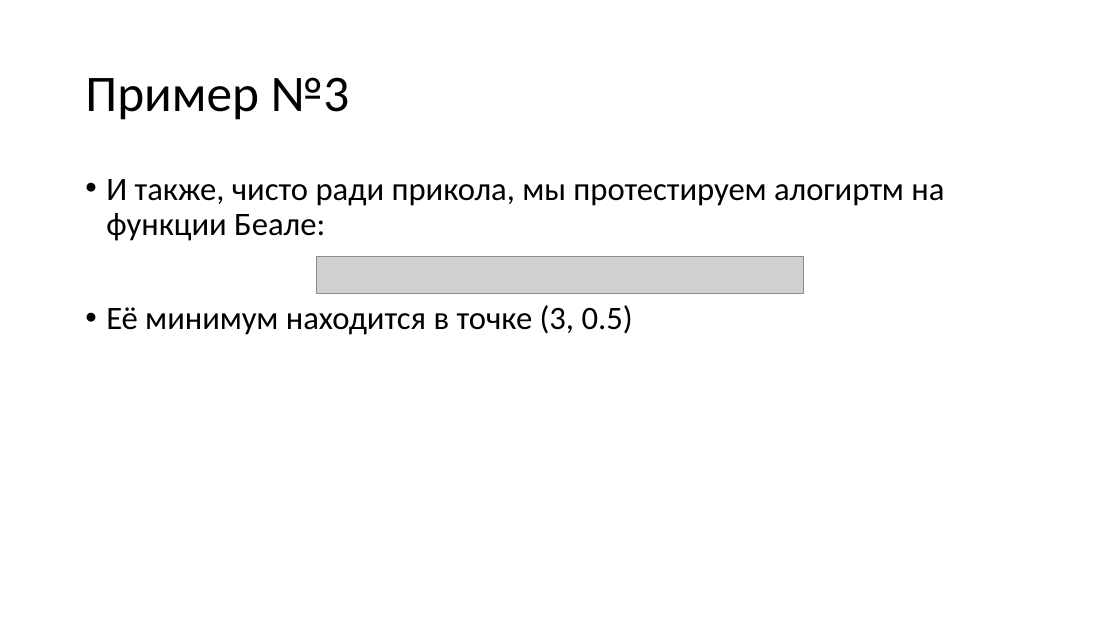
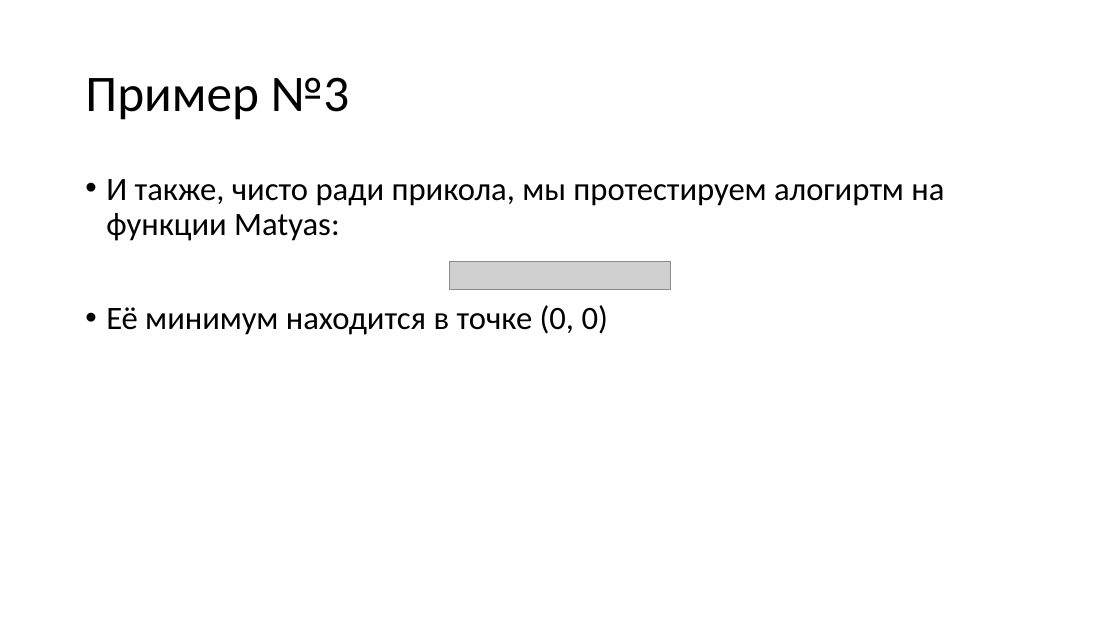
Before and after one commit to laoqiu233/gradient_descent_math, a slide deck: slide 14 of gradient_descent.pptx. Drawn at 1120x630 pixels with LibreOffice and Linux fonts; fonts in the diff are those of the drawing; grey boxes stand for pictures. Boxes give left, top, right and bottom in pixels: in the first picture for what was removed or moved away, otherwise in the second. Text is boxed around its words. In the diff, an @@ line names an element or a change of style, - is before the commit and + after.

```diff
--- a/gradient_descent.pptx
+++ b/gradient_descent.pptx
@@ text at box(106, 179, 944, 335): text changed @@
-• И также, чисто ради прикола, мы протестируем алогиртм на функции Беале:
-• Её минимум находится в точке (3, 0.5)
+• И также, чисто ради прикола, мы протестируем алогиртм на функции Matyas:
+• Её минимум находится в точке (0, 0)
@@ picture removed at box(317, 256, 803, 294) @@
@@ picture added at box(450, 261, 670, 289) @@
```
